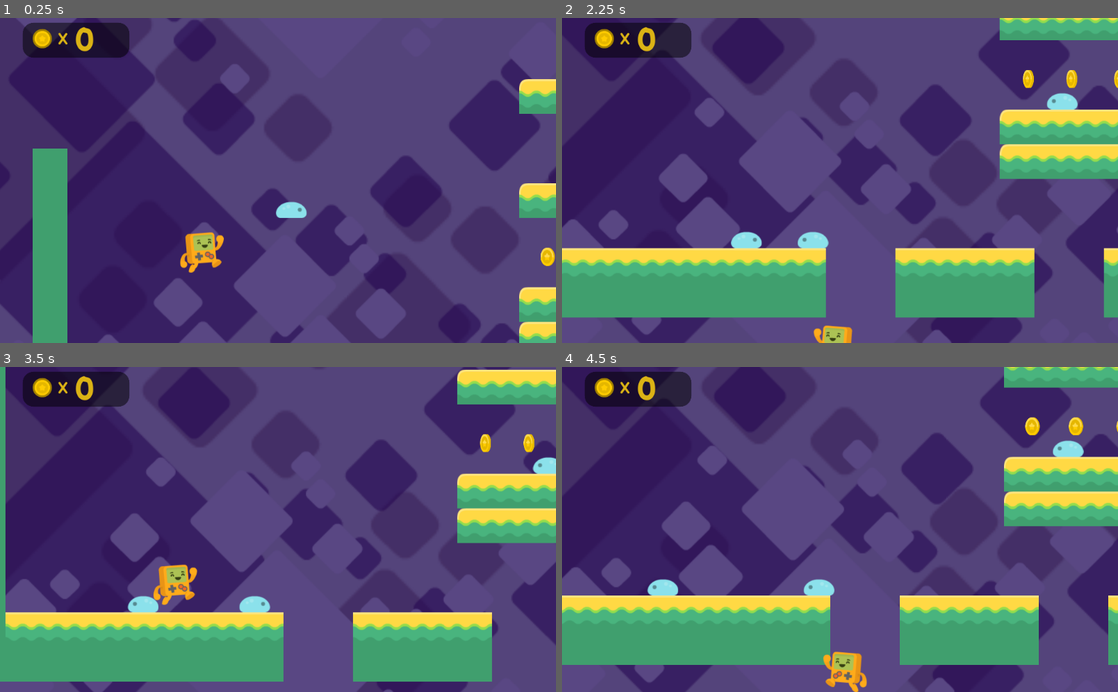
Above: before the commit, frames 1-4 (two rows, left to right).
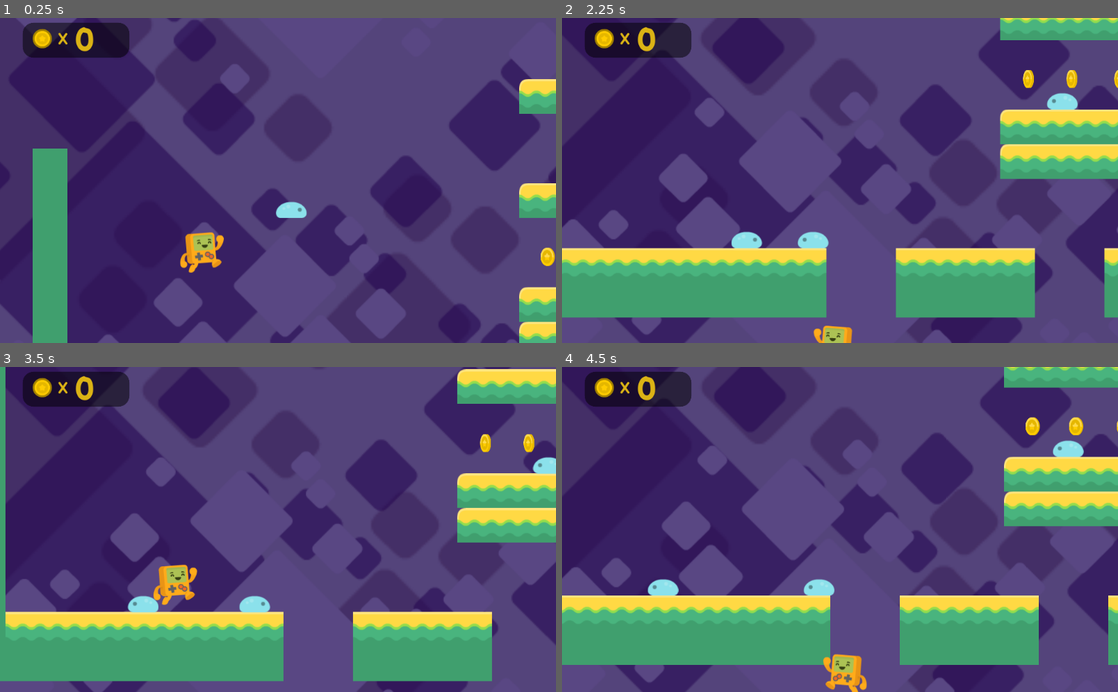
Above: after the commit, the same moments.

Repository: jor-el-swe/PlatformerTutorial
Game: Godot game, scene res://Level1.tscn
Same seed, same stepped clock (60 frames per second), same inputs: the game is played once before the commit and once after it. The project has no main scene, so this scene is started directly.
Inputs:
- Up to frame 1 (0.25 s): no input
- Up to frame 2 (2.25 s): hold Right (right) 0.53-2.03 s; tap Space (jump) at 0.77, 1.52 s; hold Left (left) from 2.03 s (still down)
- Up to frame 3 (3.5 s): release Left (left) at 2.78 s; hold Right (right) from 2.78 s (still down); tap Space (jump) at 3.02 s
- Up to frame 4 (4.5 s): tap Space (jump) at 3.77 s; release Right (right) at 4.28 s; hold Left (left) from 4.28 s (still down)

Frame 1 is identical in both runs. In frame 2, 0.2% of the frame differs, in the area x 30-100%, y 0-95%; in frame 3, 0.6%, in the area x 0-100%, y 0-97%; in frame 4, 0.4%.

Commit message:
fixes enemies

Diff:
--- a/Attila.tscn
+++ b/Attila.tscn
@@ -17,5 +17,5 @@
 playing = true
 
 [node name="CollisionShape2D" type="CollisionShape2D" parent="."]
-position = Vector2( -0.293602, 15.2767 )
+position = Vector2( -0.0129852, 14.9961 )
 shape = SubResource( 1 )
--- a/Level1.tscn
+++ b/Level1.tscn
@@ -193,9 +193,10 @@
 
 [node name="enemy4" parent="enemies" instance=ExtResource( 10 )]
 position = Vector2( -710.85, 467.005 )
+detectsCliffs = false
 
 [node name="enemy5" parent="enemies" instance=ExtResource( 10 )]
-position = Vector2( 35.3067, 236.266 )
+position = Vector2( 35.3067, 233.746 )
 
 [connection signal="body_entered" from="FallZone" to="Attila" method="_on_FallZone_body_entered"]
 [connection signal="coin_collected" from="coins/coin" to="HUD" method="_on_coin_collected"]
--- a/enemy.gd
+++ b/enemy.gd
@@ -2,6 +2,7 @@
 
 var velocity = Vector2(0,0)
 export var direction = -1
+export var detectsCliffs = true
 const ENEMY_SPEED = 50
 const GRAVITY = 20
 
@@ -10,12 +11,12 @@
 		$AnimatedSprite.flip_h = true
 
 	$floorChecker.position.x = $CollisionShape2D.shape.get_extents().x * direction
-
+	$floorChecker.enabled = detectsCliffs
 
 
 func _physics_process(delta):
 
-	if is_on_wall() or not$floorChecker.is_colliding() and is_on_floor():
+	if is_on_wall() or not$floorChecker.is_colliding() and detectsCliffs and is_on_floor():
 		direction *=-1
 		$AnimatedSprite.flip_h = !$AnimatedSprite.flip_h
 		$floorChecker.position.x = $CollisionShape2D.shape.get_extents().x * direction
